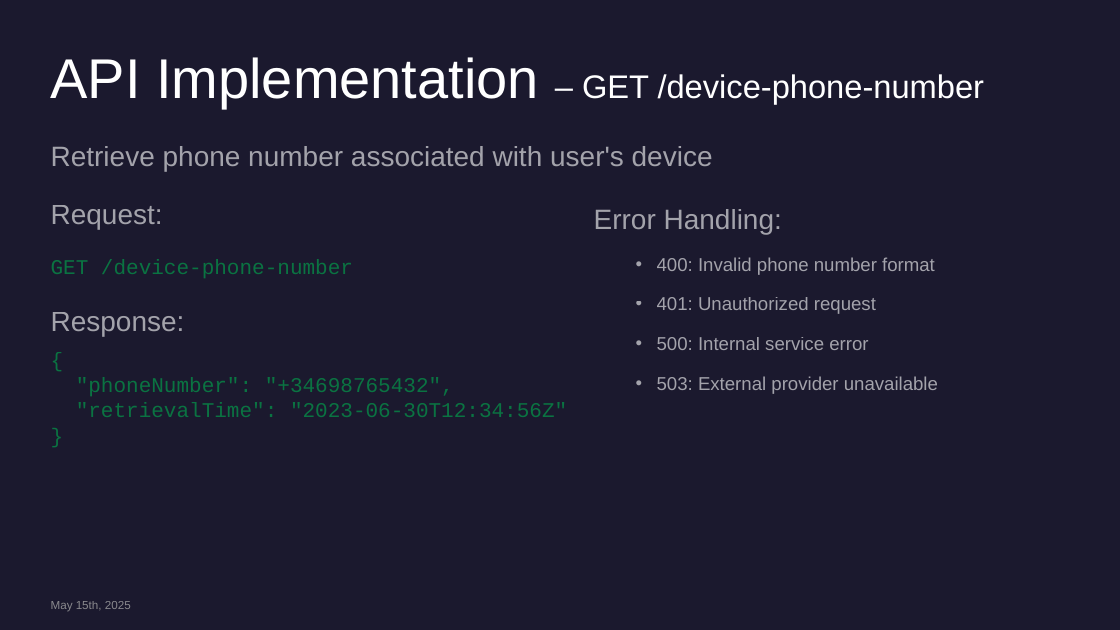
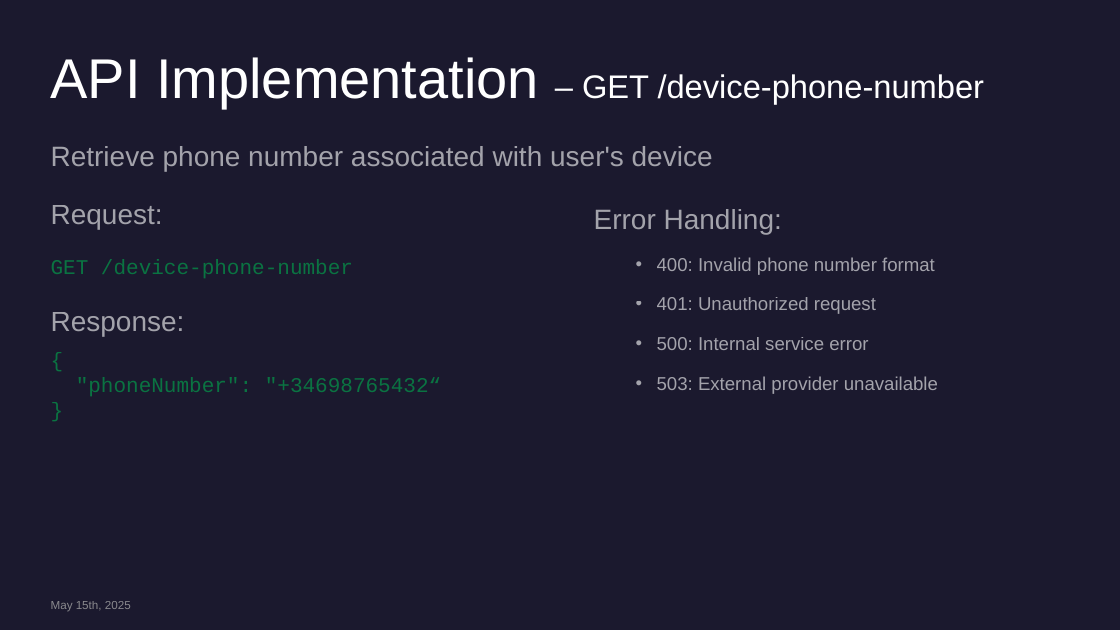
Before and after one commit to sergiosaraiva/number-verification-service, a slide deck: slide 19 of docs/Number Verification Microservice.pptx. Drawn at 1120x630 pixels with LibreOffice and Linux fonts; fonts in the diff are those of the drawing. Boxes give left, top, right and bottom in pixels: in the first picture for what was removed or moved away, otherwise in the second. Text is boxed around its words. In the diff, an @@ line names an element or a change of style, - is before the commit and + after.

Commit message:
initial implementation of Number Verification Service

```diff
--- a/docs/Number Verification Microservice.pptx
+++ b/docs/Number Verification Microservice.pptx
@@ text at (76,377,441,396): text changed @@
-"phoneNumber": "+34698765432",
-"retrievalTime": "2023-06-30T12:34:56Z"
+"phoneNumber": "+34698765432“
```
Also in this commit, not shown: 1 other slide changed, 13 other files.
